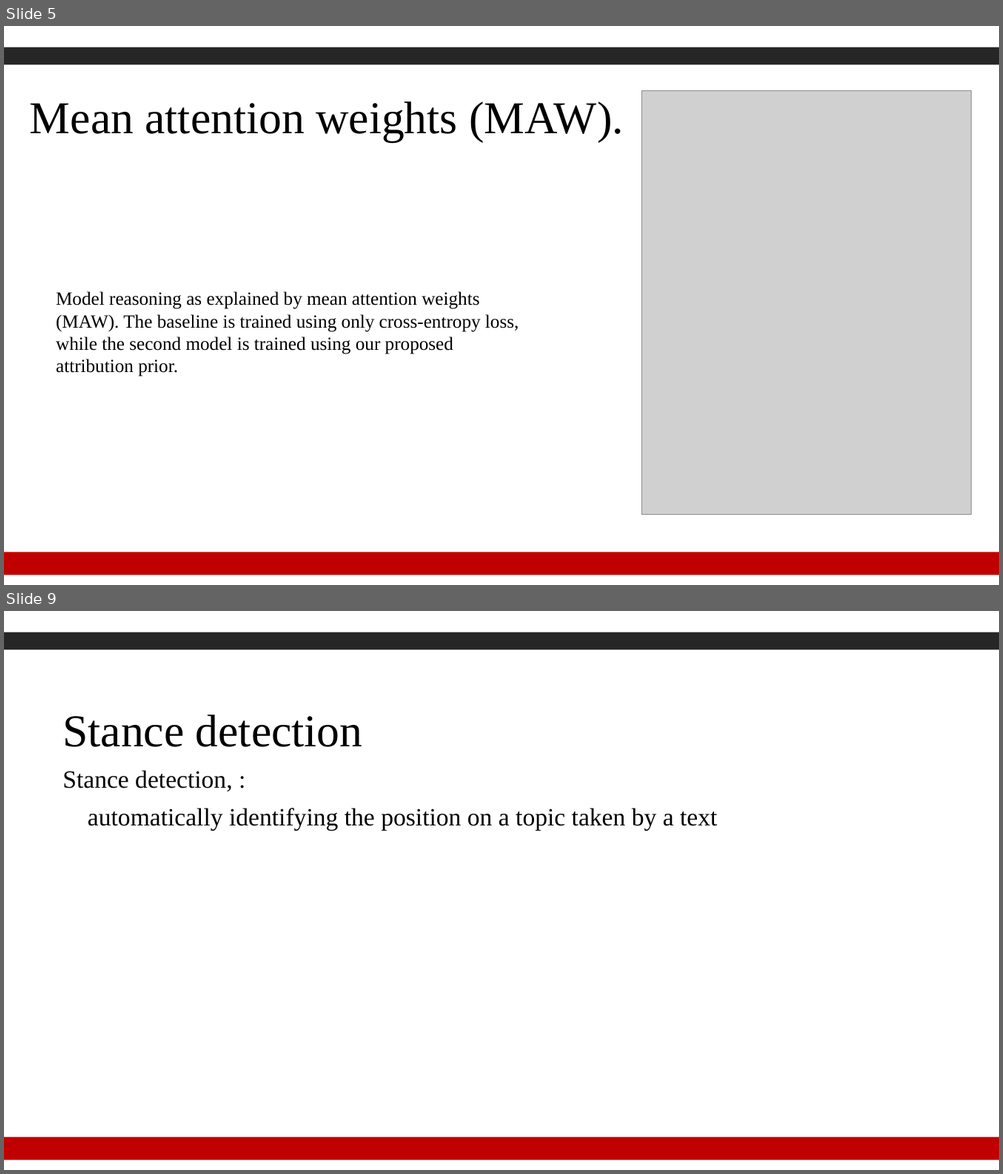
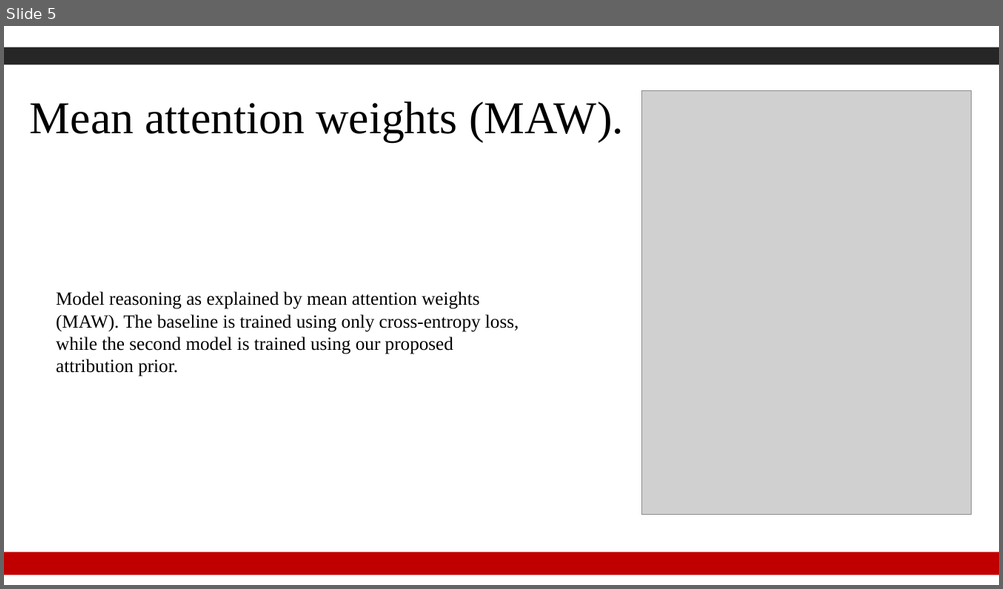
Before and after one commit to Gzk738/GZK_Code, a slide deck: journal club/2022.2.21/Human Rationales as Attribution Priors for Explainable Stance Detection【搜狗文档翻译_译文_英译中】.pdf.pptx. Shown one above the other, each under a label of ours: slides 5 and 9 before the commit, slide 5 after it; the slides between them are not shown. The pictures are 1003x1174 and 1003x589 pixels, drawn with LibreOffice and Linux fonts; fonts in the diff are those of the drawing; grey boxes stand for pictures; background and template pictures are left out. Boxes give left, top, right and bottom in pixels: in the first picture for what was removed or moved away, otherwise in the second. Text is boxed around its words. In the diff, an @@ line names an element or a change of style, - is before the commit and + after.

```diff
--- a/journal club/2022.2.21/Human Rationales as Attribution Priors for Explainable Stance Detection【搜狗文档翻译_译文_英译中】.pdf.pptx
+++ b/journal club/2022.2.21/Human Rationales as Attribution Priors for Explainable Stance Detection【搜狗文档翻译_译文_英译中】.pdf.pptx
@@ slide 9 removed at <box>4,611,999,1170</box>, background #FFFFFF; not listed: 4 template elements that a slide beside it also shows @@
@@ text removed at <box>62,715,363,747</box> @@
-Stance detection
@@ text removed at <box>62,770,717,830</box> @@
-Stance detection, :
-automatically identifying the position on a topic taken by a text
```
Also in this commit, not shown: 4 other slides changed, 9 slides added, 4 other slides removed, 2 other files.
